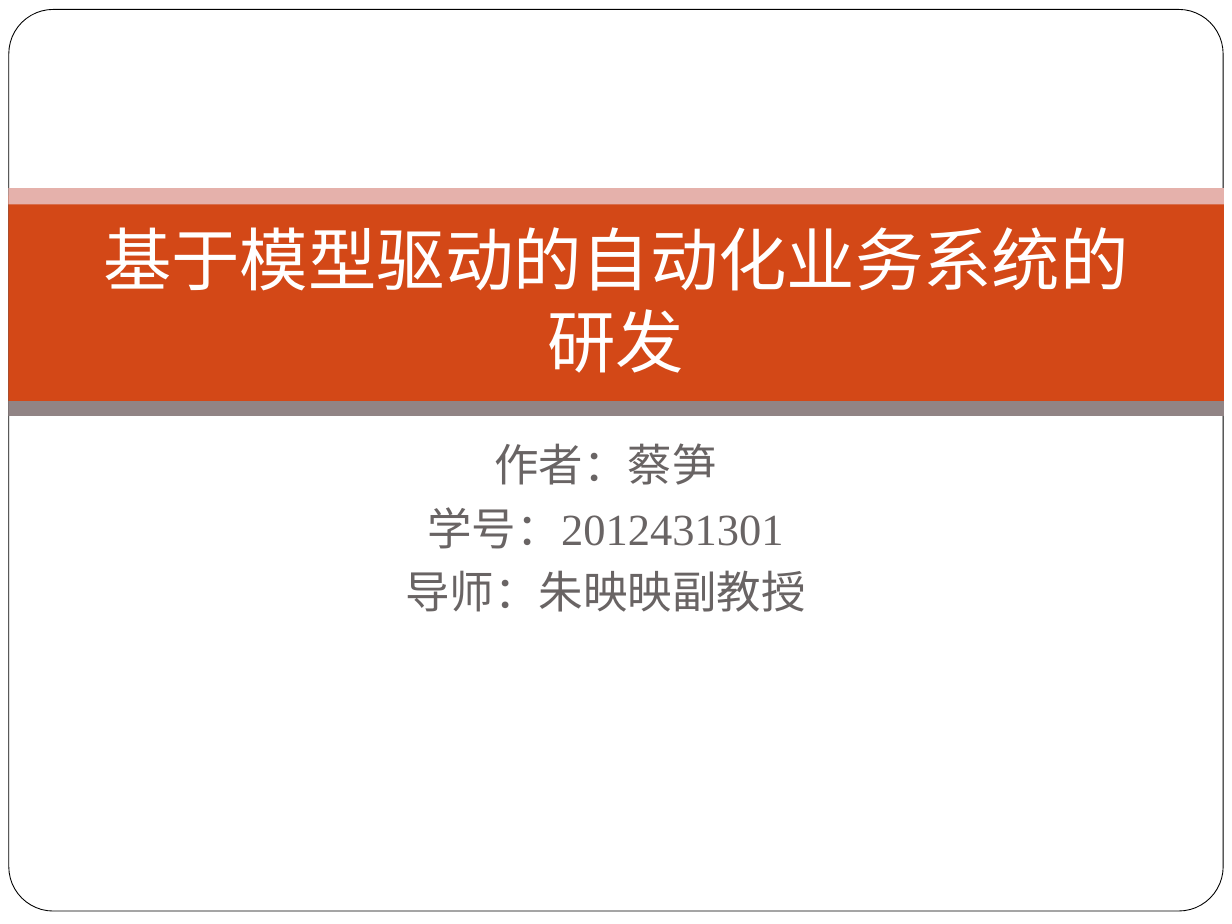
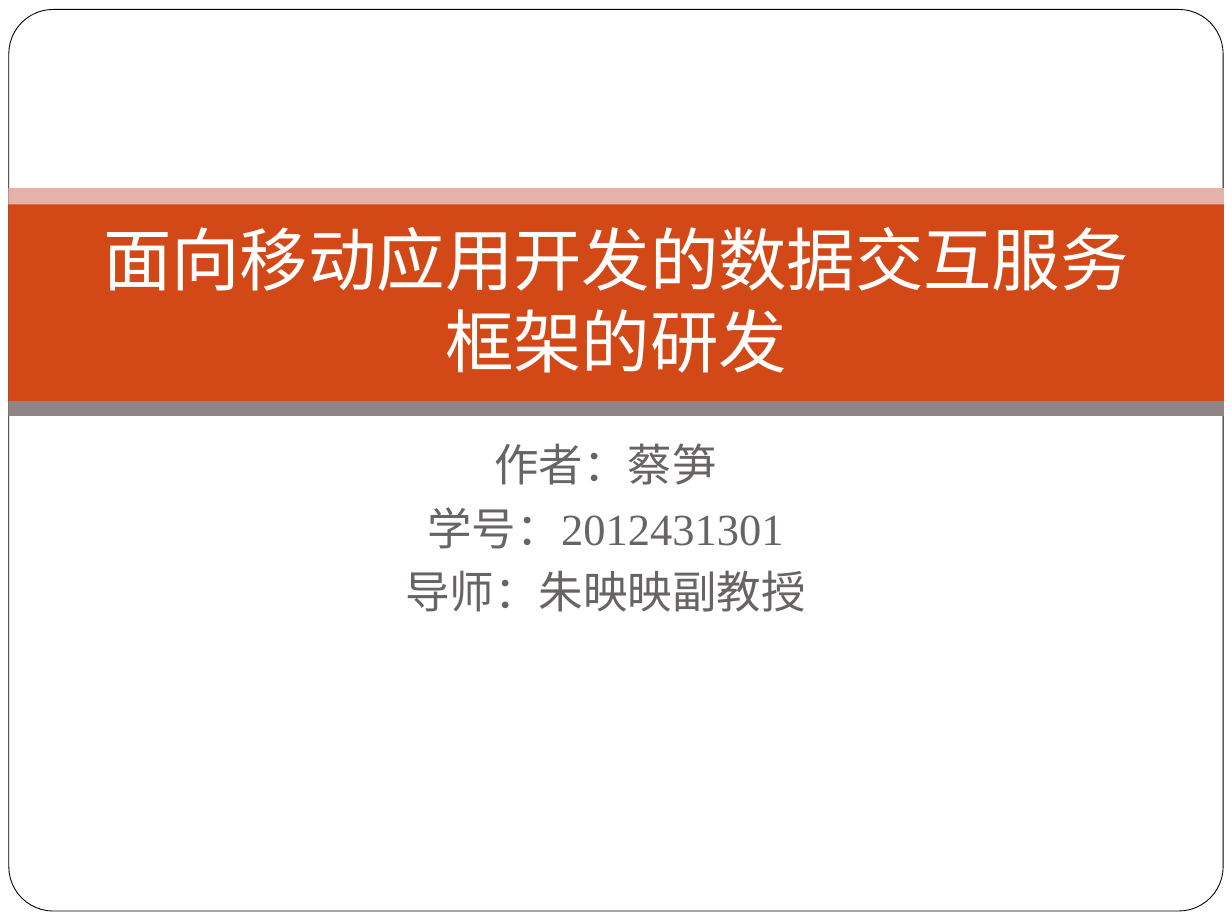
Before and after one commit to alucard263096/MyPaper, a slide deck: slide 1 of 论文PPT.pptx. Drawn at 1232x924 pixels with LibreOffice and Linux fonts; fonts in the diff are those of the drawing; background and template pictures are left out. Boxes give left, top, right and bottom in pixels: in the first picture for what was removed or moved away, otherwise in the second. Text is boxed around its words. In the diff, an @@ line names an element or a change of style, - is before the commit and + after.

```diff
--- a/论文PPT.pptx
+++ b/论文PPT.pptx
@@ title at <box>103,227,1129,373</box>: text changed @@
-基于模型驱动的自动化业务系统的研发
+面向移动应用开发的数据交互服务框架的研发
```
Also in this commit, not shown: 4 other slides changed, 7 slides added, 9 slides removed.
